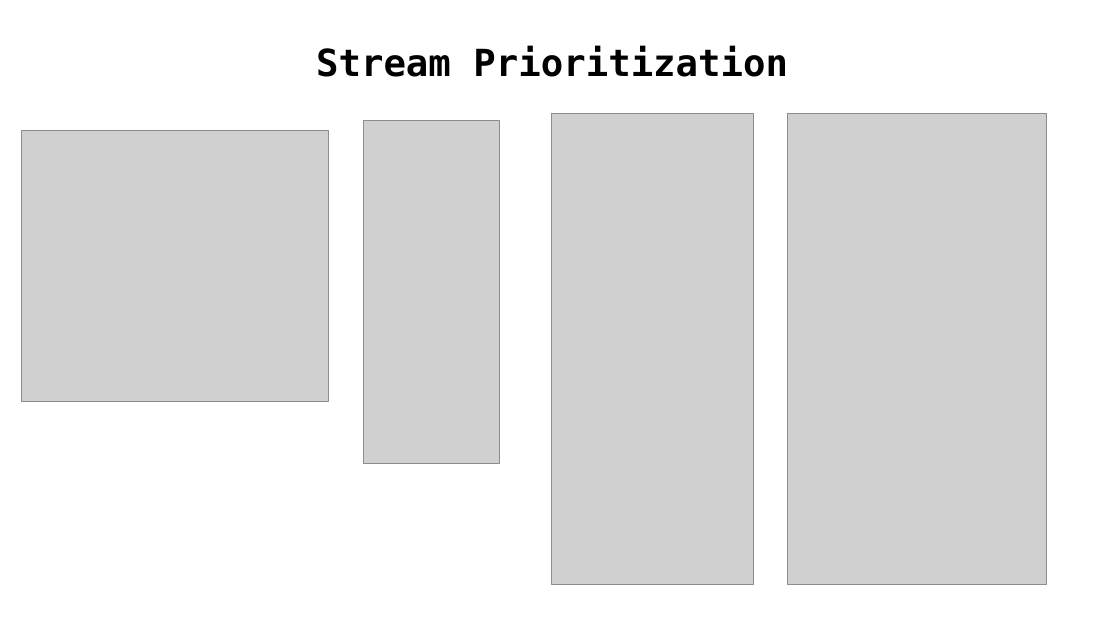
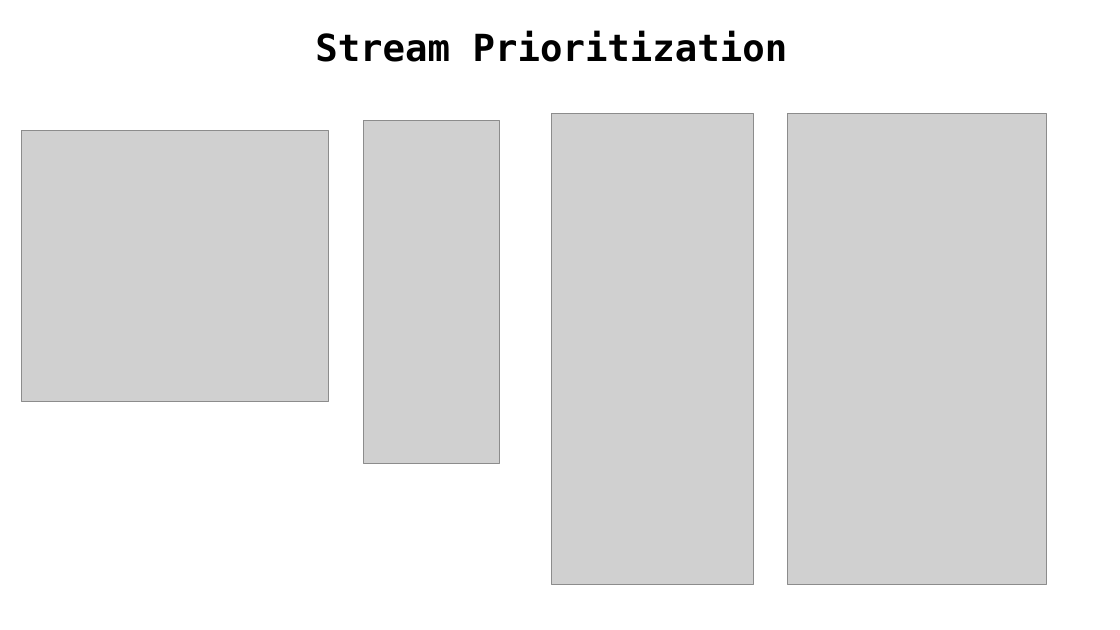
Before and after one commit to Zenon8/http2-inv, a slide deck: slide 35 of presentation/Http2 - Kotlin.pptx. Drawn at 1120x630 pixels with LibreOffice and Linux fonts; fonts in the diff are those of the drawing; grey boxes stand for pictures. Boxes give left, top, right and bottom in pixels: in the first picture for what was removed or moved away, otherwise in the second. Text is boxed around its words. In the diff, an @@ line names an element or a change of style, - is before the commit and + after.

```diff
--- a/presentation/Http2 - Kotlin.pptx
+++ b/presentation/Http2 - Kotlin.pptx
@@ text "Stream Prioritization" moved from (x1=316, y1=46, x2=788, y2=77) to (x1=315, y1=30, x2=788, y2=62) @@
```
Also in this commit, not shown: 7 other slides changed, 7 slides added, 5 slides removed, 2 other files.
